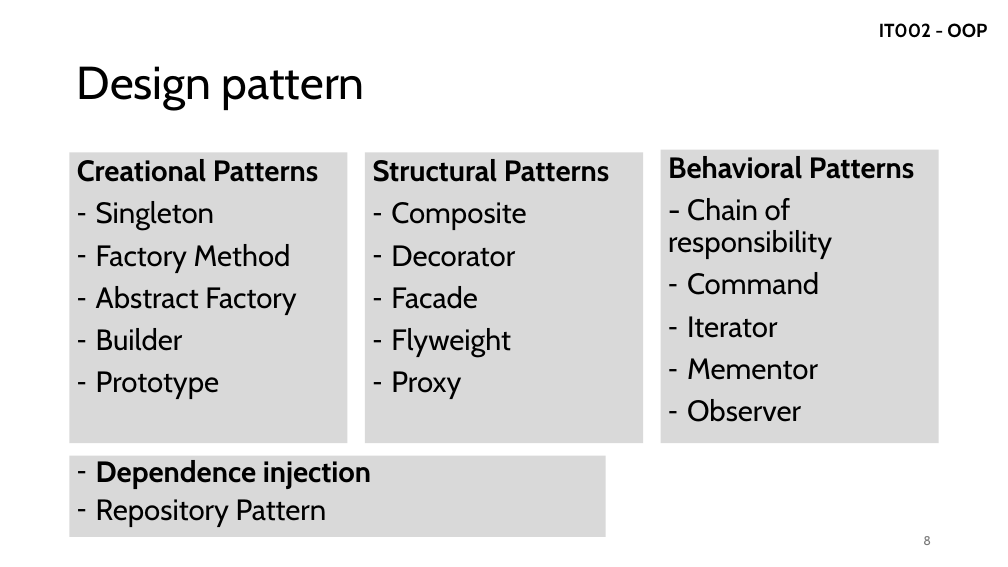
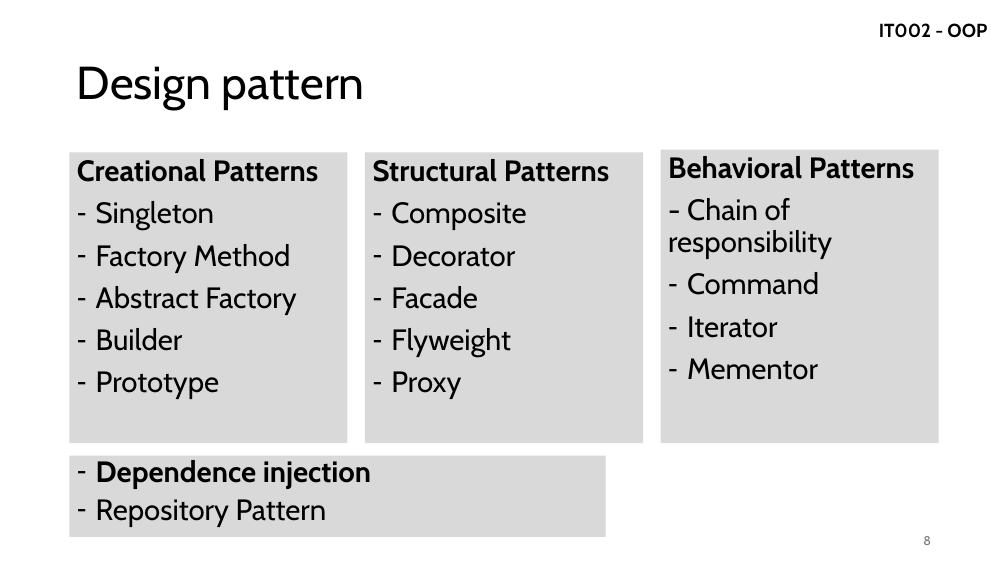
Before and after one commit to vutuanhai237/CourseMaterialsUIT, a slide deck: slide 8 of IT002-OOP/Slide lý thuyết/Others.pptx. Drawn at 1008x567 pixels with LibreOffice and Linux fonts; fonts in the diff are those of the drawing. Boxes give left, top, right and bottom in pixels: in the first picture for what was removed or moved away, otherwise in the second. Text is boxed around its words. In the diff, an @@ line names an element or a change of style, - is before the commit and + after.

```diff
--- a/IT002-OOP/Slide lý thuyết/Others.pptx
+++ b/IT002-OOP/Slide lý thuyết/Others.pptx
@@ text in rectangle at box(687, 399, 801, 422): paragraph removed @@
-– Observer
```
Also in this commit, not shown: 34 other files.
